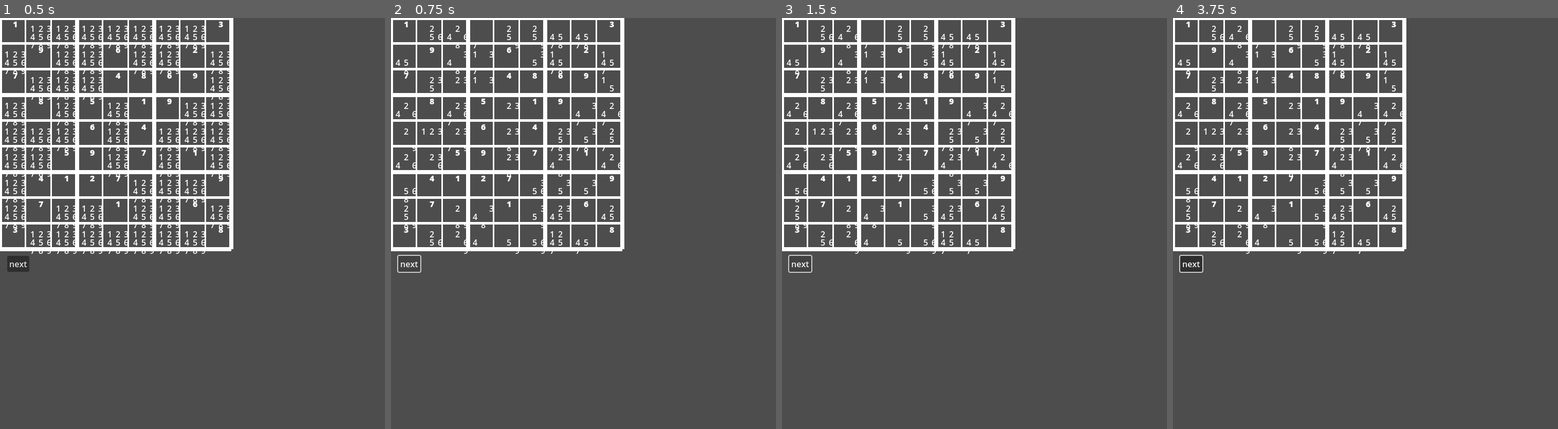
Above: before the commit, frames 1-4 (left to right).
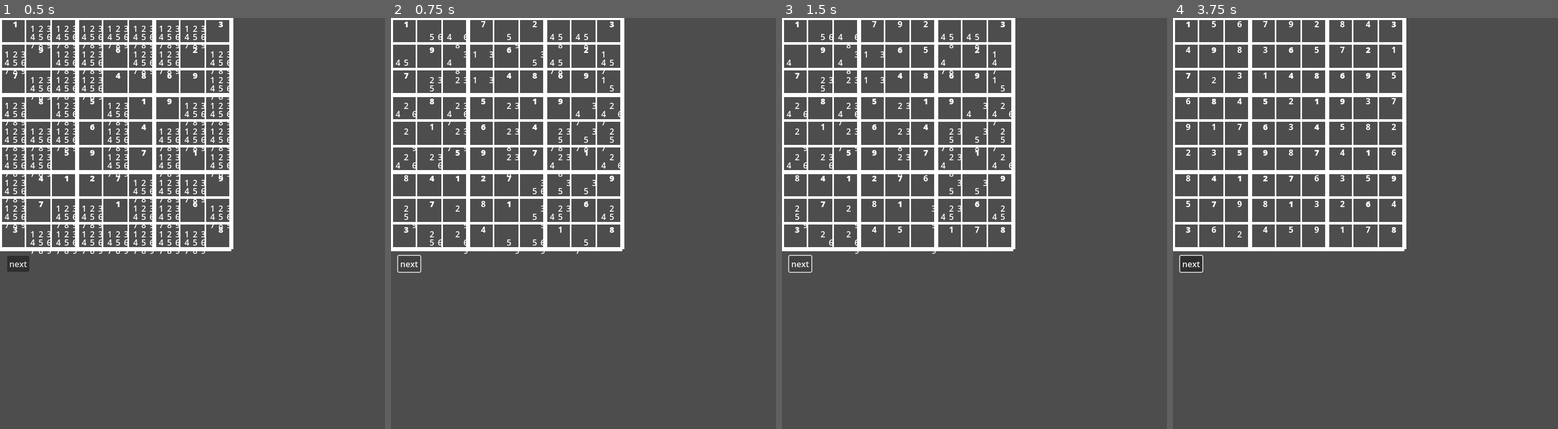
Above: after the commit, the same moments.

Repository: schneiderlin/sudoku
Game: Godot game, scene res://Sudoku.tscn
The game is run twice, just before and just after one commit, with the same random seed, the same clock (stepped at 60 frames per second) and the same inputs.
Inputs (mouse positions are in pixels of both pictures, inside the frame that each line leads up to):
- Up to frame 1 (0.5 s): no input
- Up to frame 2 (0.75 s): click "next" at 0.5 s
- Up to frame 3 (1.5 s): click "next" at 1.25 s
- Up to frame 4 (3.75 s): click "next" at 2 s; tap Enter at 2.75 s; move the mouse to (1450, 202) at 2.77 s; tap 0 at 2.85, 3.6 s; click (1450, 202) at 2.92 s; tap Space at 3.5 s; move the mouse to (1288, 244) at 3.52 s; click (1288, 244) at 3.67 s

Frame 1 is identical in both runs. In frame 2, 0.3% of the frame differs, in the area x 3-50%, y 0-58%; in frame 3, 0.5%; in frame 4, 1.6%, in the area x 1-60%, y 0-58%.
Error before the commit: Invalid assignment on read-only value (on base: 'Array'). (res://Sudoku.gd:293)

Commit message:
duplicate state, state can not be constant

Diff:
--- a/Sudoku.gd
+++ b/Sudoku.gd
@@ -122,7 +122,7 @@
 	print(has)
 
 func init_state():
-	state = puzzle
+	state = puzzle.duplicate(true)
 
 	labels = [
 		[null,null,null,null,null,null,null,null,null],
@@ -289,7 +289,6 @@
 	add_child(label)
 
 func add_number(row, col, number):
-	print(state[row][col])
 	state[row][col] = number
 	var label = Label.new()
 	label.text = str(number)
